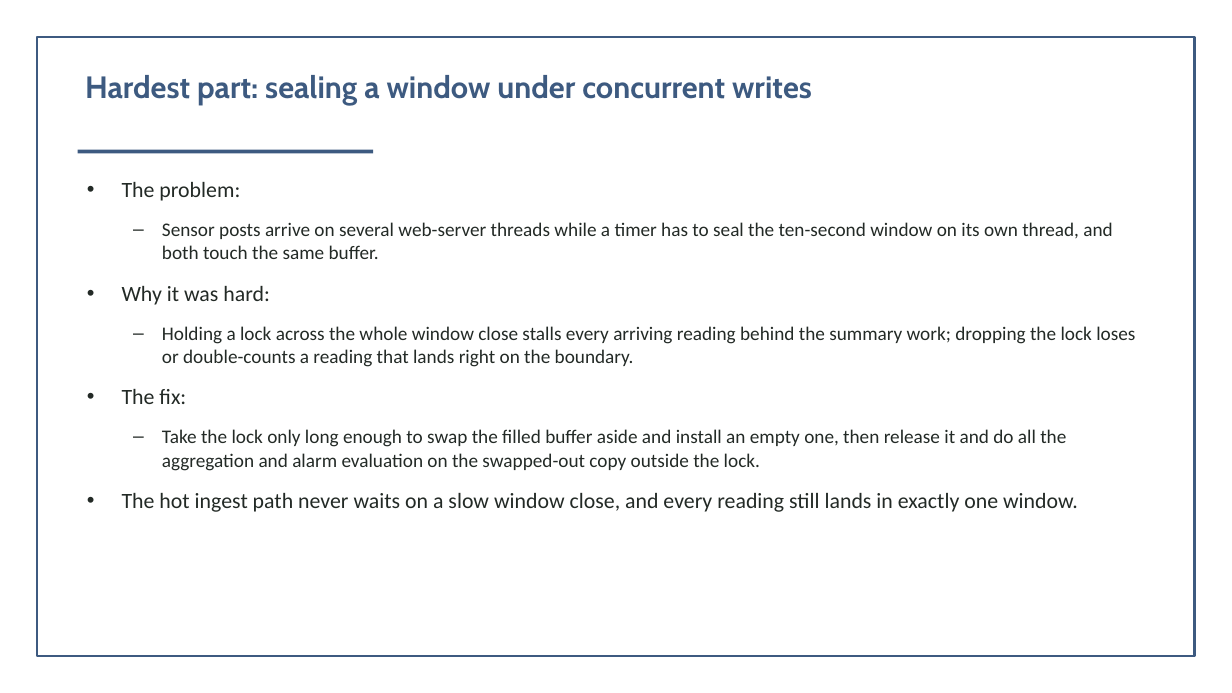
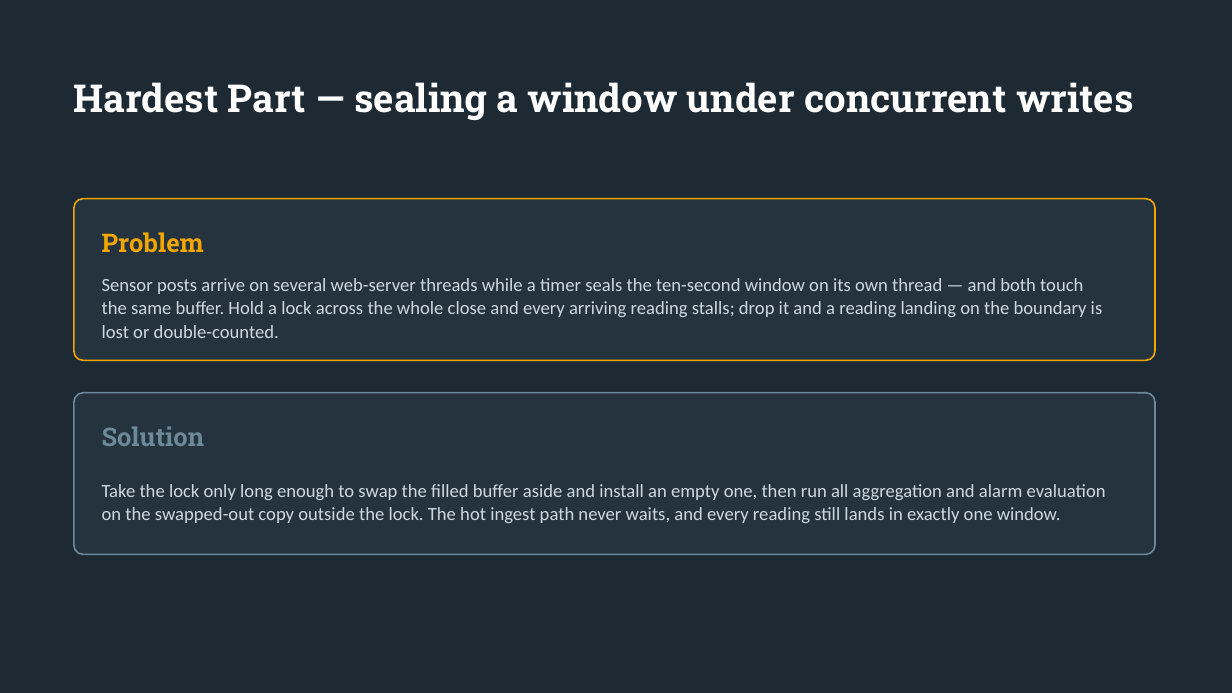
Before and after one commit to valletivarish/FEC_version_2, a slide deck: slide 4 of ppt/VikasReddyAmanagantti_X25178849_industrial-equipment-monitoring.pptx (slide 5 before the commit). Drawn at 1232x693 pixels with LibreOffice and Linux fonts; fonts in the diff are those of the drawing. Boxes give left, top, right and bottom in pixels: in the first picture for what was removed or moved away, otherwise in the second. Text is boxed around its words. In the diff, an @@ line names an element or a change of style, - is before the commit and + after.

```diff
--- a/ppt/VikasReddyAmanagantti_X25178849_industrial-equipment-monitoring.pptx
+++ b/ppt/VikasReddyAmanagantti_X25178849_industrial-equipment-monitoring.pptx
@@ background #FFFFFF to #1E2A33 @@
@@ rectangle removed at box(37, 37, 1195, 656) @@
@@ text "Hardest Part — sealing a ..." at box(74, 82, 1134, 121): vertical alignment top to middle @@
@@ text at box(74, 82, 1134, 121): text changed; size 24 to 30 pt; font Cabin to Roboto Slab; text colour #3D5A80 to #FFFFFF @@
-Hardest part: sealing a window under concurrent writes
+Hardest Part — sealing a window under concurrent writes
@@ rectangle removed at box(78, 150, 373, 153) @@
@@ rounded rectangle added at box(74, 199, 1155, 360), fill #24333D, outline #F0A500 1.25 pt @@
@@ text removed at box(122, 182, 1135, 512) @@
-• The problem:
-  – Sensor posts arrive on several web-server threads while a timer has to seal the ten-second window on its own thread, and both touch the same buffer.
-• Why it was hard:
-  – Holding a lock across the whole window close stalls every arriving reading behind the summary work; dropping the lock loses or double-counts a reading that lands right on the boundary.
-• The fix:
-  – Take the lock only long enough to swap the filled buffer aside and install an empty one, then release it and do all the aggregation and alarm evaluation on the swapped-out copy outside the lock.
-• The hot ingest path never waits on a slow window close, and every reading still lands in exactly one window.
@@ text added at box(102, 232, 204, 253), 20 pt, text #F0A500, bold @@
+Problem
@@ text added at box(102, 278, 1103, 338), 14.5 pt, text #CDD9E0 @@
+Sensor posts arrive on several web-server threads while a timer seals the ten-second window on its own thread — and both touch the same buffer. Hold a lock across the whole close and every arriving reading stalls; drop it and a reading landing on the boundary is lost or double-counted.
@@ rounded rectangle added at box(74, 393, 1155, 555), fill #24333D, outline #6C8A9A 1.25 pt @@
@@ text added at box(102, 426, 205, 446), 20 pt, text #6C8A9A, bold @@
+Solution
@@ text added at box(102, 484, 1106, 523), 14.5 pt, text #CDD9E0 @@
+Take the lock only long enough to swap the filled buffer aside and install an empty one, then run all aggregation and alarm evaluation on the swapped-out copy outside the lock. The hot ingest path never waits, and every reading still lands in exactly one window.
```
Also in this commit, not shown: 1 other slide changed, 2 slides added, 4 slides removed, 1 other file.
